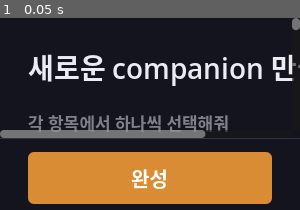
Above: before the commit, frame 1.
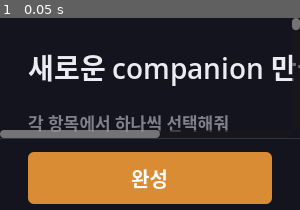
Above: after the commit, the same moment.

Repository: Jadest03/sprite-soul
Game: Godot game, scene res://scenes/Main.tscn
Same seed, same stepped clock (60 frames per second), same inputs: the game is played once before the commit and once after it.
Inputs:
- Up to frame 1 (0.05 s): no input

The runs differ from the first frame. In frame 1, 0.6% of the frame differs, in the area x 52-69%, y 58-63%.

Commit message:
feat: 레퍼런스 이미지 사용 시 특징 힌트 텍스트 필드 추가
이미지로 잡기 어려운 디테일(흰 머리, 안대 등)을 영어로 입력하면
프롬프트에 "with {hints}"로 추가돼 생성 품질 향상.

Co-Authored-By: Claude Sonnet 4.6 <noreply@anthropic.com>

Diff:
--- a/scripts/PersonaSetup.gd
+++ b/scripts/PersonaSetup.gd
@@ -32,6 +32,7 @@
 var _gender_group: ButtonGroup
 var _reference_image_path: String = ""
 var _ref_preview: TextureRect
+var _char_hints_field: LineEdit
 
 # 버튼 스타일 캐시 — 토글 시마다 재생성하지 않도록
 var _style_normal: StyleBoxFlat
@@ -180,6 +181,40 @@
 	row.add_child(pick_btn)
 	row.add_child(path_label)
 	row.add_child(_ref_preview)
+
+	# 선택적 특징 힌트 필드
+	var hints_label := Label.new()
+	hints_label.text = "특징 힌트 (선택) — 이미지로 잡기 어려운 디테일을 영어로 적어주세요"
+	hints_label.add_theme_font_size_override("font_size", FONT_SUB)
+	hints_label.add_theme_color_override("font_color", MUTED_COLOR)
+	parent.add_child(hints_label)
+
+	var hints_panel := PanelContainer.new()
+	var hints_style := StyleBoxFlat.new()
+	hints_style.bg_color = BTN_NORMAL
+	hints_style.corner_radius_top_left     = 8
+	hints_style.corner_radius_top_right    = 8
+	hints_style.corner_radius_bottom_left  = 8
+	hints_style.corner_radius_bottom_right = 8
+	hints_panel.add_theme_stylebox_override("panel", hints_style)
+	parent.add_child(hints_panel)
+
+	var hints_margin := MarginContainer.new()
+	hints_margin.add_theme_constant_override("margin_left",  10)
+	hints_margin.add_theme_constant_override("margin_right", 10)
+	hints_margin.add_theme_constant_override("margin_top",    6)
+	hints_margin.add_theme_constant_override("margin_bottom", 6)
+	hints_panel.add_child(hints_margin)
+
+	_char_hints_field = LineEdit.new()
+	_char_hints_field.placeholder_text = "예: white spiky hair, black blindfold, dark suit"
+	_char_hints_field.add_theme_font_size_override("font_size", FONT_BTN)
+	_char_hints_field.add_theme_color_override("font_color", TEXT_COLOR)
+	_char_hints_field.add_theme_color_override("font_placeholder_color", MUTED_COLOR)
+	var empty := StyleBoxEmpty.new()
+	_char_hints_field.add_theme_stylebox_override("normal", empty)
+	_char_hints_field.add_theme_stylebox_override("focus",  empty)
+	hints_margin.add_child(_char_hints_field)
 
 func _add_title(parent: VBoxContainer) -> void:
 	var title := Label.new()
@@ -564,7 +599,8 @@
 	var tf := FileAccess.open("user://hf_token.txt", FileAccess.WRITE)
 	if tf:
 		tf.store_string(hf_token)
-	var appearance := "" if not _reference_image_path.is_empty() else _build_appearance_string()
+	var hints := _char_hints_field.text.strip_edges() if _char_hints_field else ""
+	var appearance := hints if not _reference_image_path.is_empty() else _build_appearance_string()
 	PersonaGenerator.save_persona(name, _selections, appearance)
 	var user_name := _user_name_field.text.strip_edges()
 	if not user_name.is_empty():
Not shown, changed: sprite_gen/generate_sprites.py
